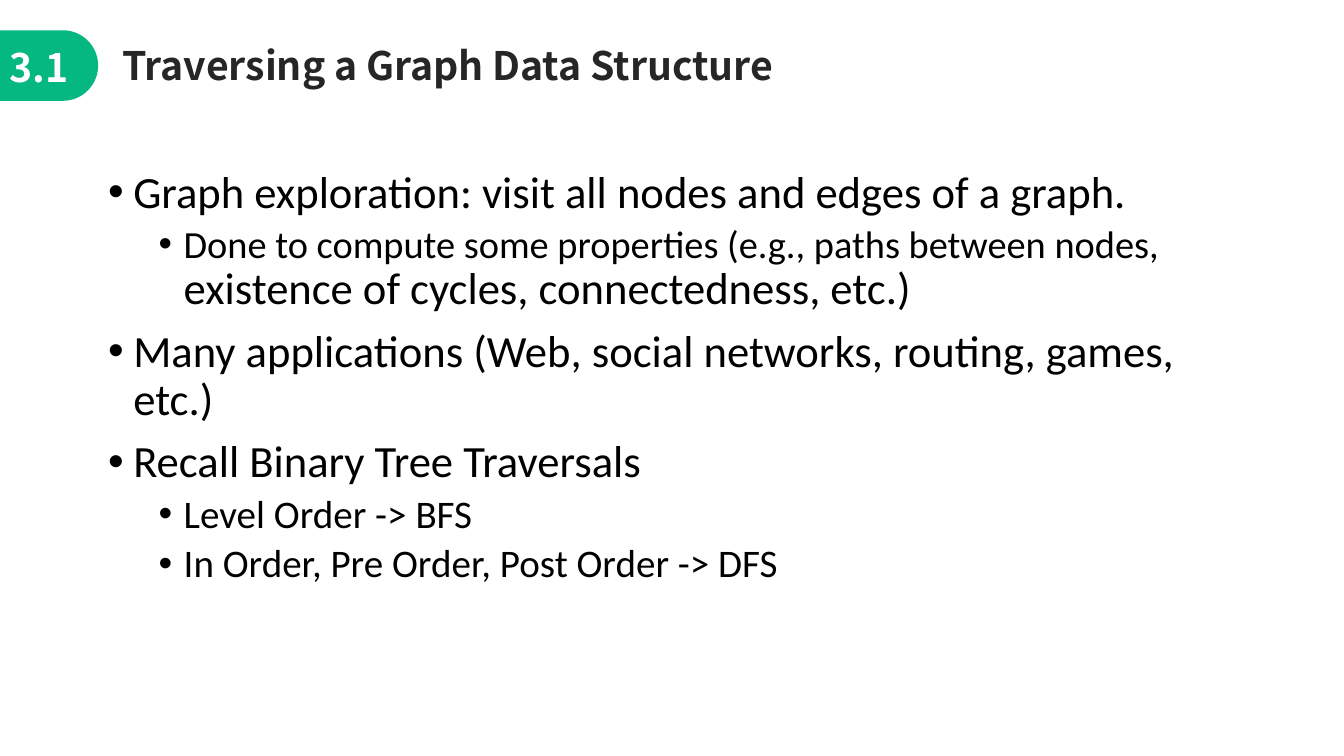
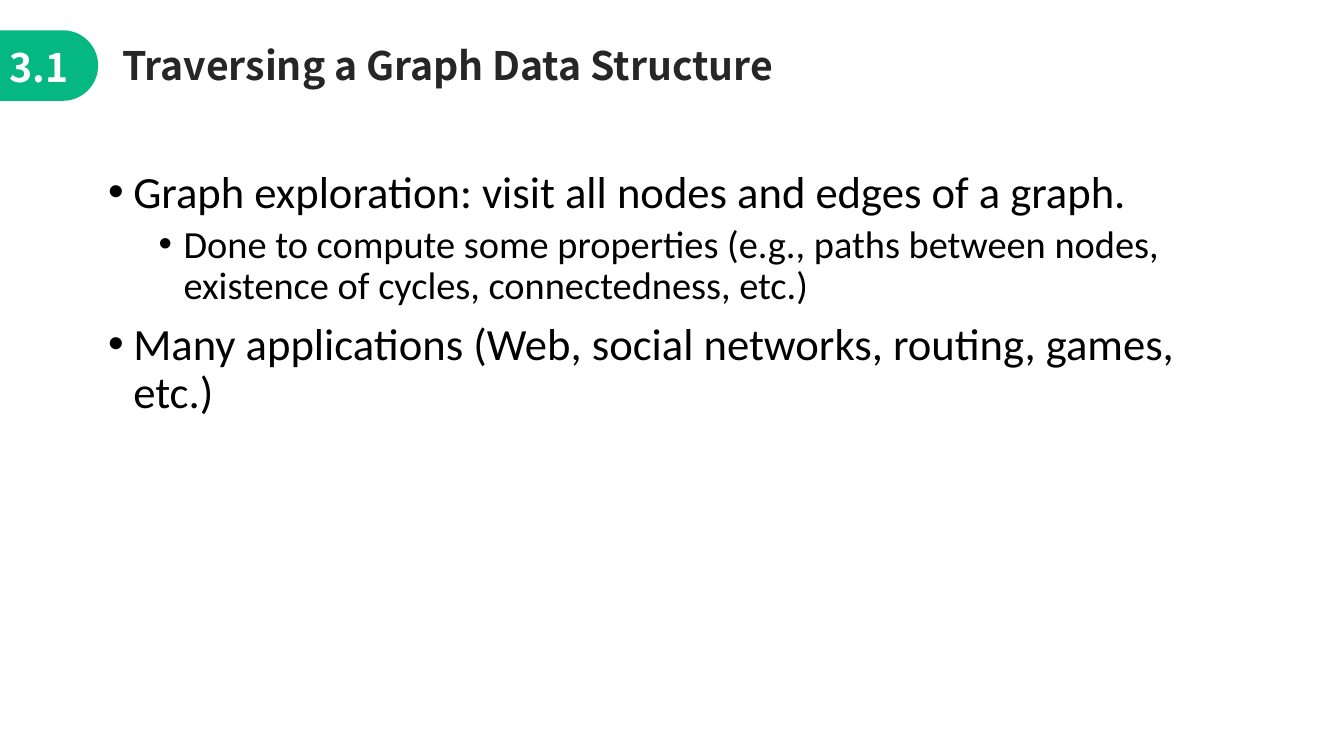
Before and after one commit to jimmyyih518/DSA2022Fall, a slide deck: slide 17 of week7/week7_slides.pptx. Drawn at 1344x756 pixels with LibreOffice and Linux fonts; fonts in the diff are those of the drawing. Boxes give left, top, right and bottom in pixels: in the first picture for what was removed or moved away, otherwise in the second. Text is boxed around its words. In the diff, an @@ line names an element or a change of style, - is before the commit and + after.

```diff
--- a/week7/week7_slides.pptx
+++ b/week7/week7_slides.pptx
@@ text at <box>184,230,1159,306</box>: size 31.9 to 27.4 pt in "existence of cycles, connectedness, etc.)" @@
@@ text at <box>133,446,777,582</box>: paragraphs removed @@
-• Recall Binary Tree Traversals
-  • Level Order -> BFS
-  • In Order, Pre Order, Post Order -> DFS
```
Also in this commit, not shown: 10 other slides changed, 1 slide added.
